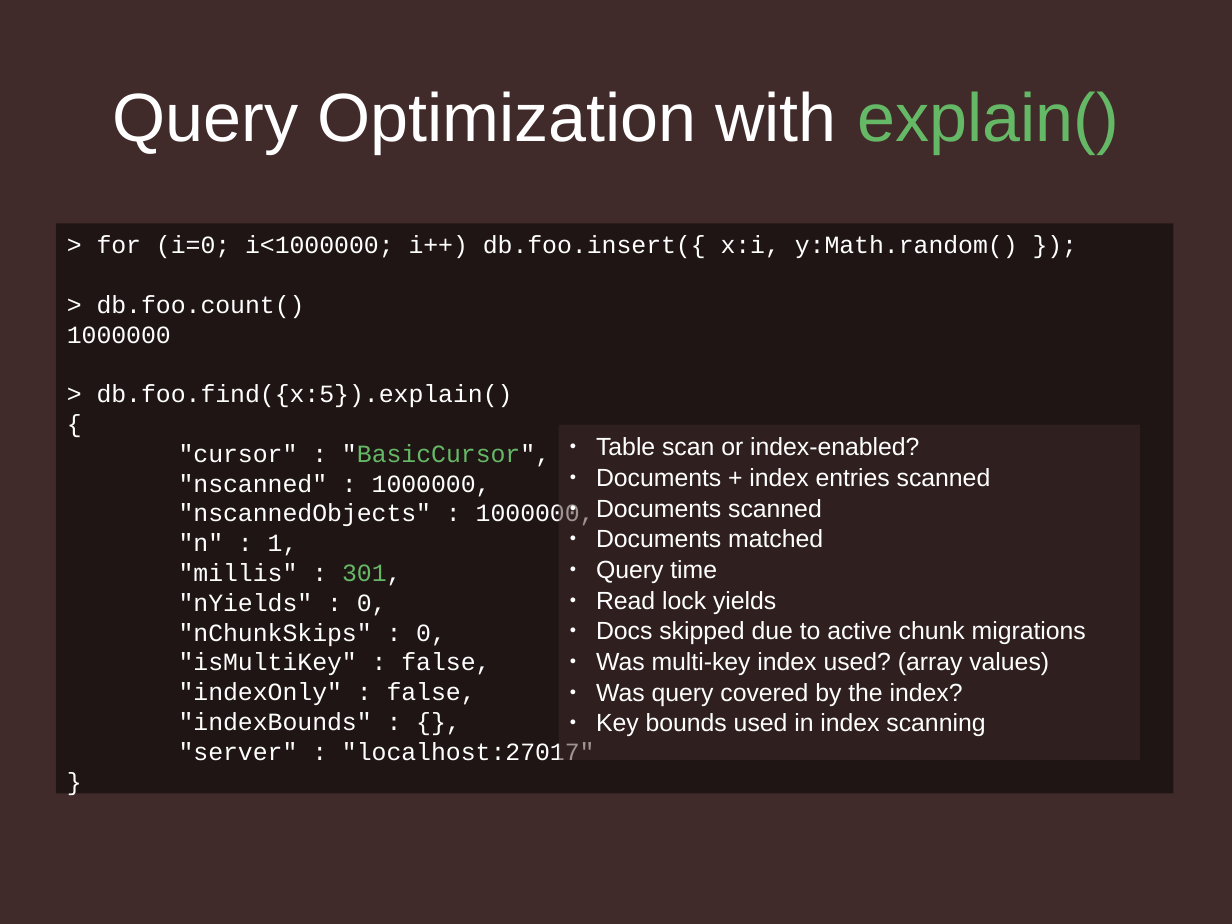
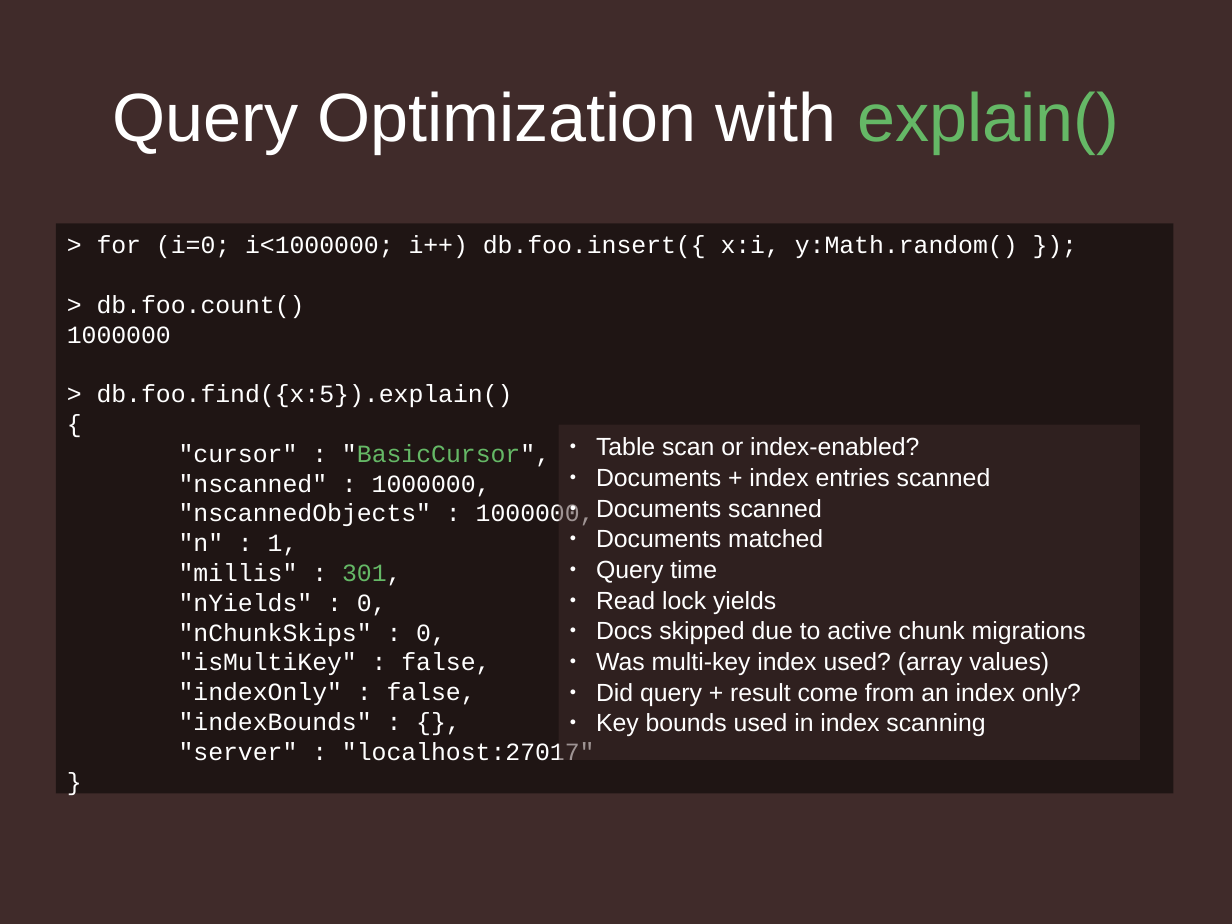
Before and after one commit to jmikola/slides, a slide deck: slide 25 of 20120607-symfony_live/mongodb/using_mongodb_responsibly.odp. Drawn at 1232x924 pixels with LibreOffice and Linux fonts; fonts in the diff are those of the drawing; background and template pictures are left out. Boxes give left, top, right and bottom in pixels: in the first picture for what was removed or moved away, otherwise in the second. Text is boxed around its words. In the diff, an @@ line names an element or a change of style, - is before the commit and + after.

```diff
--- a/20120607-symfony_live/mongodb/using_mongodb_responsibly.odp
+++ b/20120607-symfony_live/mongodb/using_mongodb_responsibly.odp
@@ text in rectangle at (596,683,1081,706): text changed @@
-● Was query covered by the index?
+● Did query + result come from an index only?
```
Also in this commit, not shown: 10 other slides changed, 1 other file.
